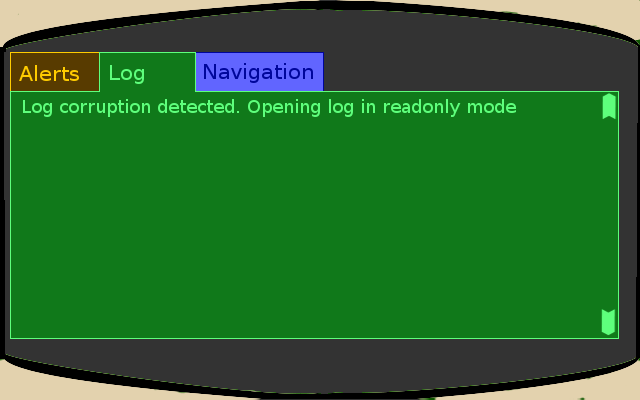
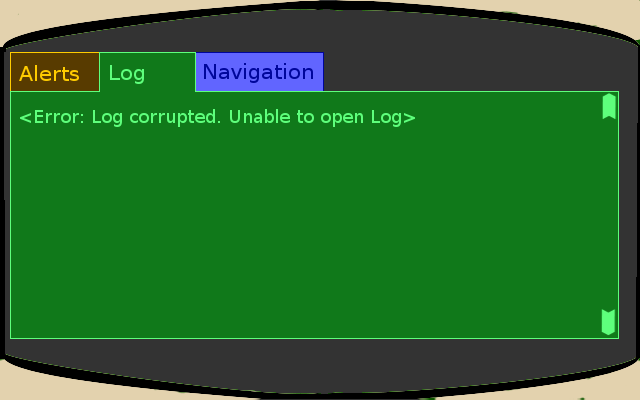
Layers edited between the first and the second 640×400 image:
hid "Log corruption detected. Openi..." over (23, 99, 516, 117)
added layer "<Error: Log corrupted. Unable ..." above "Background" over (20, 109, 415, 127)
